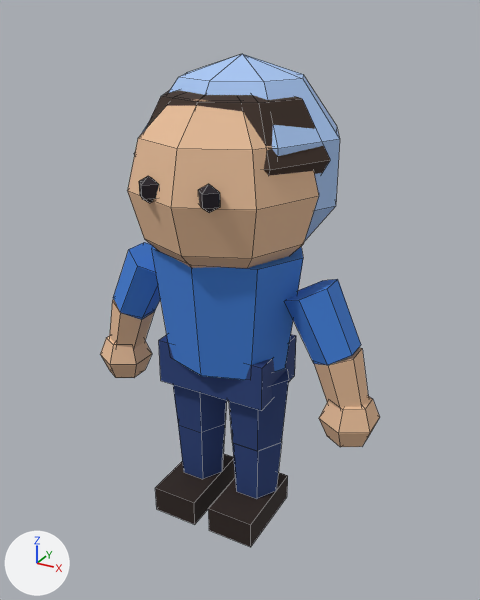
Two versions of the Blender file assets/game-modes/taki-takma/source-blend/character_anne_damat.blend, one commit apart.
Both versions are drawn from a 50 mm camera at (1.029, -1.784, 1.725) aimed at (0.024, 0.043, 0.812). Arrows for +X, +Y and +Z are at lower left; the lights stay in place. The older version comes first. Mesh edges are drawn as thin lines.

The first picture shows 'Character_anne_damat'.
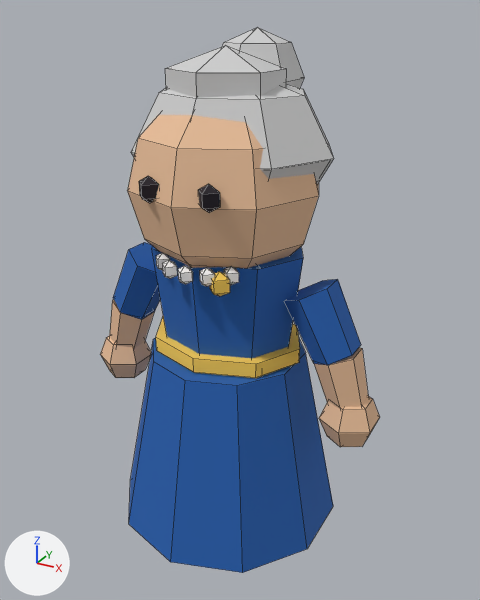
The change, as JSON lines over the scene's bpy script:
```json
{"block": "me_character_anne_damat", "where": "# used by ob_character_anne_damat; location = (0.0, 0.0, 0.0)"}
{"op": "remove", "block": "me_character_anne_damat", "code": "me_character_anne_damat.from_pydata(...)  # 310 vertices, 299 faces; spans x -0.54..0.54, y -0.31..0.48, z 0.0..1.6"}
{"op": "add", "block": "me_character_anne_damat", "code": "me_character_anne_damat.from_pydata(...)  # 440 vertices, 436 faces; spans x -0.54..0.54, y -0.4..0.4, z 0.0..1.67"}
{"block": "me_character_anne_damat", "change": "me_character_anne_damat part 1: a new loose piece, a UV sphere (8 segments, 4 rings, poles along z) spanning x -0.34..0.34, y -0.25..0.33, z 1.08..1.57, in mat_toy"}
{"block": "me_character_anne_damat", "change": "me_character_anne_damat part 2: a new loose piece, a 10-sided cut cone along z (radius 0.4 at the low end, 0.27 at the high end) spanning x -0.38..0.38, y -0.4..0.4, z 0.01..0.65, in mat_toy"}
{"block": "me_character_anne_damat", "change": "me_character_anne_damat part 3: a new loose piece, an 8-sided cylinder along z spanning x -0.27..0.27, y -0.221..0.221, z 0.655..0.705, in mat_toy"}
{"block": "me_character_anne_damat", "change": "me_character_anne_damat part 4: a new loose piece, a UV sphere (6 segments, 3 rings, poles along z) spanning x -0.16..0.16, y -0.16..0.16, z 1.37..1.63, in mat_toy"}
{"block": "me_character_anne_damat", "change": "me_character_anne_damat part 5: a new loose piece, a UV sphere (6 segments, 4 rings, poles along z) spanning x -0.13..0.13, y 0.05..0.35, z 1.37..1.67, in mat_toy"}
{"block": "me_character_anne_damat", "change": "me_character_anne_damat part 6"}
{"block": "me_character_anne_damat", "change": "34 vertices are removed from x -0.33..0.33, y -0.21..0.41, z 0.94..1.6"}
{"block": "me_character_anne_damat", "change": "40 faces are deleted"}
{"block": "me_character_anne_damat", "change": "80 vertices are added at x -0.18..0.18, y -0.28..-0.1, z 0.94..1.03"}
{"block": "me_character_anne_damat", "change": "96 new faces join them"}
{"block": "me_character_anne_damat", "change": "me_character_anne_damat part 7: 64 kept faces spanning x -0.46..0.46, y -0.22..0.22, z 0.1..1.02 get new vertex colours; the middle colour goes from dark blue #27407a to dark blue #183f78"}
{"block": "me_character_anne_damat", "change": "other edits to the shape of me_character_anne_damat do not show in these pictures"}
```

Pixel boxes [x1, y1, x2, y2] of what changed, in the pictures (480 x 600 px):
```json
{"object": "Character_anne_damat", "change": "reshaped", "before": [100, 54, 380, 547], "after": [100, 27, 380, 573], "on screen": "11% taller"}
{"part": 1, "of": "me_character_anne_damat", "change": "added", "after": [131, 84, 334, 184]}
{"part": 2, "of": "me_character_anne_damat", "change": "added", "after": [129, 338, 333, 573], "on screen": "blue"}
{"part": 3, "of": "me_character_anne_damat", "change": "added", "after": [156, 316, 300, 378]}
{"part": 4, "of": "me_character_anne_damat", "change": "added", "after": [165, 45, 286, 98]}
{"part": 5, "of": "me_character_anne_damat", "change": "added", "after": [222, 27, 304, 88]}
{"part": 6, "of": "me_character_anne_damat", "change": "built on", "before": [141, 54, 340, 240], "after": [156, 253, 258, 296]}
{"part": 7, "of": "me_character_anne_damat", "change": "recoloured", "before": [113, 242, 361, 499], "after": [113, 242, 361, 365], "on screen": "darker"}
```
